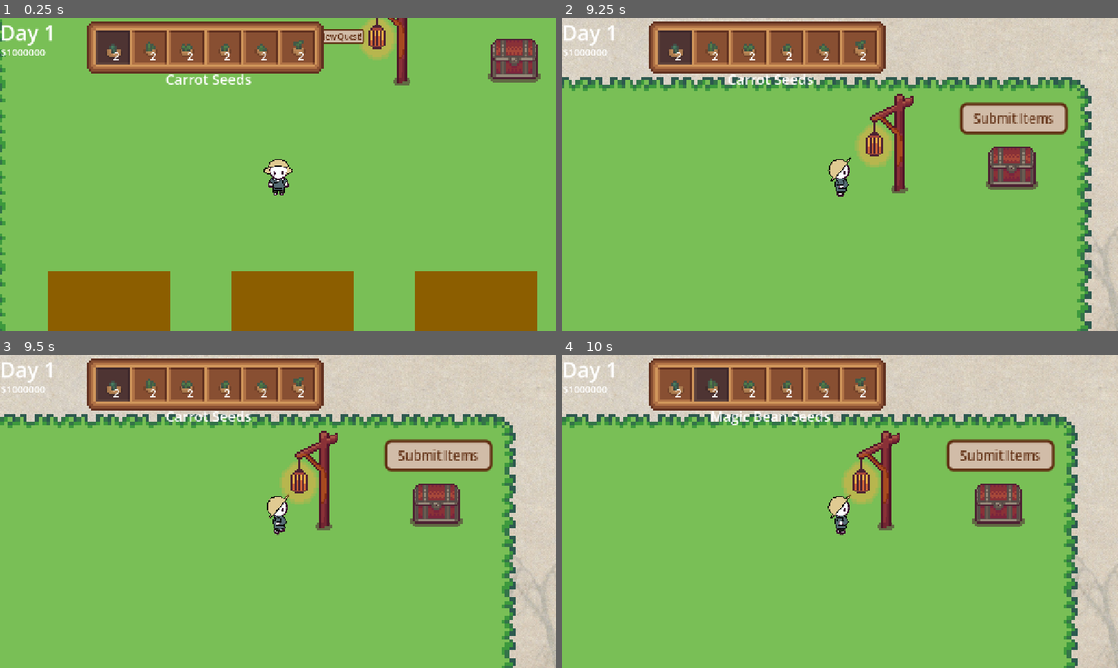
Above: before the commit, frames 1-4 (two rows, left to right).
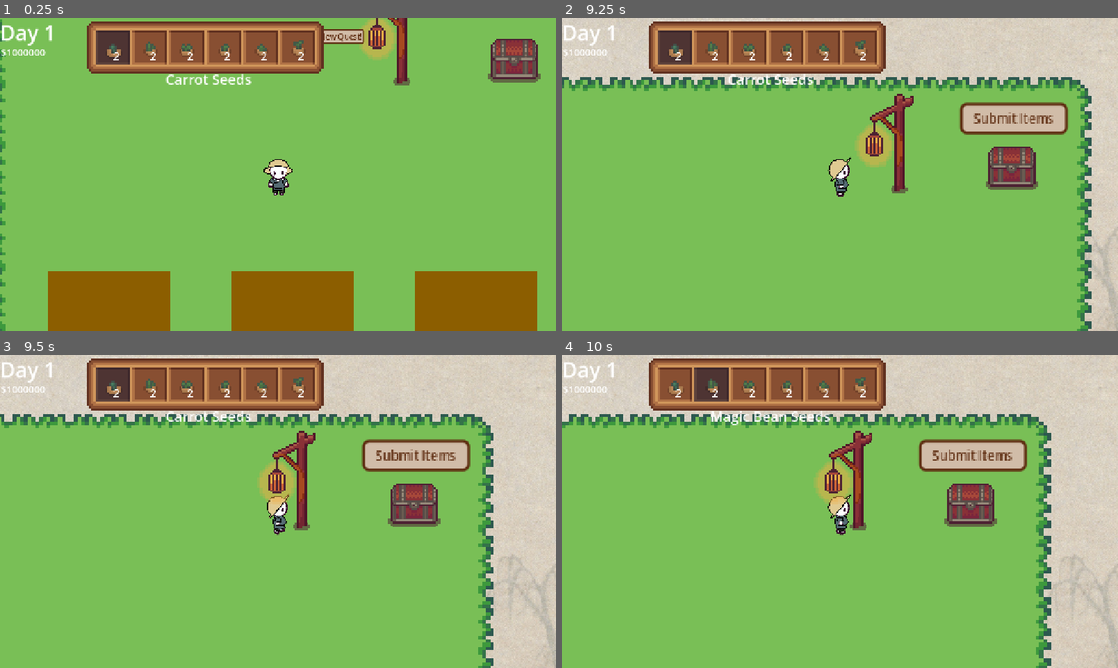
Above: after the commit, the same moments.

Repository: javakid999/Grow-Your-Poison-
Game: Godot game, scene res://farm.tscn
The game is run twice, just before and just after one commit, with the same random seed, the same clock (stepped at 60 frames per second) and the same inputs.
Inputs (mouse positions are in pixels of both pictures, inside the frame that each line leads up to):
- Up to frame 1 (0.25 s): no input
- Up to frame 2 (9.25 s): click "New Quest!" at 0.5 s; click "New Quest!" at 1.25 s; move the mouse to (812, 237) at 2.02 s; hold Up (up) 2.03-2.75 s; hold 0 (shovel slot) 2.03-2.75 s; click (812, 237) at 2.17 s; click "Accept" at 2.75 s; tap Enter at 3.5 s; move the mouse to (1006, 221) at 3.52 s; hold Up (up) 3.53-4.28 s; tap 1 (slot 1) at 3.6 s; move the mouse to (673, 127) at 4.27 s; hold 2 (slot 2) 4.28-5.03 s; hold Left (left) 4.28-5.78 s; move the mouse to (867, 174) at 5.02 s; tap 3 (slot 3) at 5.1 s; click (867, 174) at 5.17 s; move the mouse to (756, 96) at 5.77 s; hold Down (down) 5.78-6.53 s; hold 4 (slot 4) 5.78-6.53 s; move the mouse to (962, 158) at 6.52 s; hold Right (right) 6.53-7.28 s; tap 5 (slot 5) at 6.6 s; move the mouse to (728, 190) at 7.27 s; hold Up (up) 7.28-8.03 s; hold 6 (slot 6) 7.28-8.03 s; click (728, 190) at 7.42 s; move the mouse to (895, 105) at 8.02 s; hold Right (right) from 8.03 s (still down); tap 0 (shovel slot) at 8.1 s; move the mouse to (812, 237) at 8.77 s; hold 1 (slot 1) from 8.78 s (still down)
- Up to frame 3 (9.5 s): keep holding Right (right); keep holding 1 (slot 1)
- Up to frame 4 (10 s): keep holding Right (right); move the mouse to (1006, 558) at 9.52 s; release 1 (slot 1) at 9.53 s; tap 2 (slot 2) at 9.6 s; click (1006, 558) at 9.67 s

Frames 1-2 are identical in both runs. In frame 3, 12% of the frame differs, in the area x 0-93%, y 18-100%; in frame 4, 13%.

Commit message:
slight collision changes

Diff:
--- a/scenes/dialogue_trigger.tscn
+++ b/scenes/dialogue_trigger.tscn
@@ -16,7 +16,7 @@
 corner_radius_bottom_left = 3
 
 [sub_resource type="RectangleShape2D" id="RectangleShape2D_huuou"]
-size = Vector2(10.199999, 12)
+size = Vector2(2.2, 10.199999)
 
 [node name="dialogue_trigger" type="Node2D" unique_id=1617316960]
 script = ExtResource("1_o7blk")
@@ -42,7 +42,7 @@
 [node name="trigger" type="StaticBody2D" parent="." unique_id=1635885273]
 
 [node name="collision" type="CollisionShape2D" parent="trigger" unique_id=1295929292]
-position = Vector2(5.5, 20.000002)
+position = Vector2(14.5, 47.5)
 scale = Vector2(5, 5)
 shape = SubResource("RectangleShape2D_huuou")
 
--- a/scenes/quest_submission.tscn
+++ b/scenes/quest_submission.tscn
@@ -4,6 +4,7 @@
 [ext_resource type="Texture2D" uid="uid://c770x7l5crtvq" path="res://assets/images/obstacles/Foliage and clutter.png" id="1_82cfh"]
 
 [sub_resource type="RectangleShape2D" id="RectangleShape2D_huuou"]
+size = Vector2(16.333334, 18.666666)
 
 [sub_resource type="StyleBoxFlat" id="StyleBoxFlat_melk5"]
 bg_color = Color(0.81960785, 0.7372549, 0.65882355, 1)
@@ -30,6 +31,7 @@
 [node name="StaticBody2D" type="StaticBody2D" parent="." unique_id=2128014845]
 
 [node name="CollisionShape2D" type="CollisionShape2D" parent="StaticBody2D" unique_id=1203871289]
+position = Vector2(0.50000167, 23)
 scale = Vector2(3, 3)
 shape = SubResource("RectangleShape2D_huuou")
 
